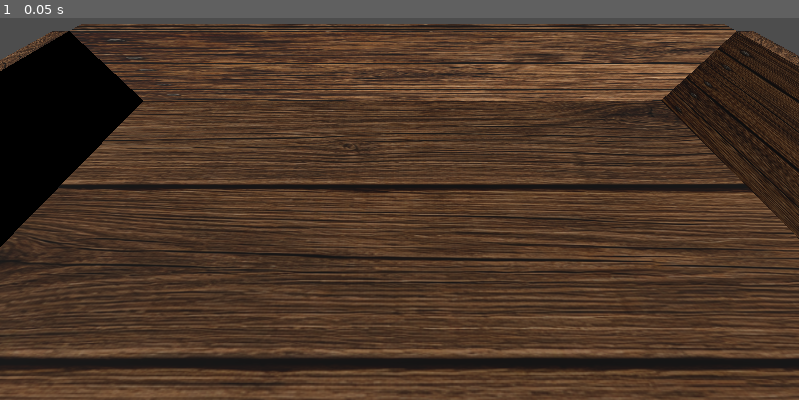
Above: before the commit, frame 1.
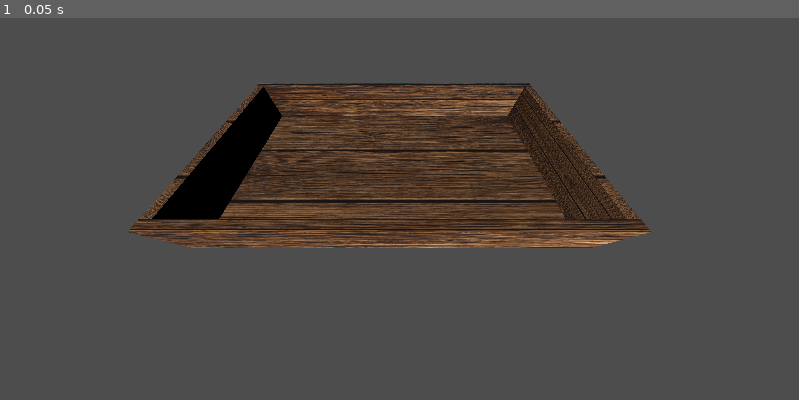
Above: after the commit, the same moment.

Repository: olegbogai-web/dicegame
Game: Godot game, scene res://ui/scenes/board.tscn
Same seed, same stepped clock (60 frames per second), same inputs: the game is played once before the commit and once after it.
Inputs:
- Up to frame 1 (0.05 s): no input

The runs differ from the first frame. In frame 1, 87% of the frame differs, in the area x 0-100%, y 1-100%.

Commit message:
добавил коече

Diff:
--- a/content/dice/dice_face_view.gd
+++ b/content/dice/dice_face_view.gd
@@ -23,8 +23,8 @@
 	_icon_sprite.visible = false
 	_aura_sprite.visible = false
 
-	var max_size := max(face_size.x, face_size.y)
-	var base_pixel_size := max_size / 320.0
+	var max_size = max(face_size.x, face_size.y)
+	var base_pixel_size = max_size / 320.0
 
 	if face_definition.has_aura():
 		_aura_sprite.texture = _build_aura_texture(face_definition.aura_color)
--- a/content/resources/base_cube.tres
+++ b/content/resources/base_cube.tres
@@ -1,41 +1,33 @@
-[gd_resource type="Resource" script_class="DiceDefinition" load_steps=9 format=3]
+[gd_resource type="Resource" script_class="DiceDefinition" format=3 uid="uid://b0ye741pt16bi"]
 
-[ext_resource type="Script" path="res://content/dice/resources/dice_definition.gd" id="1_j8m3r"]
-[ext_resource type="Script" path="res://content/dice/resources/dice_face_definition.gd" id="2_4c0xn"]
+[ext_resource type="Script" uid="uid://dags37suujqm8" path="res://content/dice/resources/dice_definition.gd" id="1_j8m3r"]
+[ext_resource type="Script" uid="uid://256xyqfvbr1n" path="res://content/dice/resources/dice_face_definition.gd" id="2_4c0xn"]
 
 [sub_resource type="Resource" id="Resource_1"]
 script = ExtResource("2_4c0xn")
-text_value = "1"
-text_color = Color(0, 0, 0, 1)
 
 [sub_resource type="Resource" id="Resource_2"]
 script = ExtResource("2_4c0xn")
 text_value = "2"
-text_color = Color(0, 0, 0, 1)
 
 [sub_resource type="Resource" id="Resource_3"]
 script = ExtResource("2_4c0xn")
 text_value = "3"
-text_color = Color(0, 0, 0, 1)
 
 [sub_resource type="Resource" id="Resource_4"]
 script = ExtResource("2_4c0xn")
 text_value = "4"
-text_color = Color(0, 0, 0, 1)
 
 [sub_resource type="Resource" id="Resource_5"]
 script = ExtResource("2_4c0xn")
 text_value = "5"
-text_color = Color(0, 0, 0, 1)
 
 [sub_resource type="Resource" id="Resource_6"]
 script = ExtResource("2_4c0xn")
 text_value = "6"
-text_color = Color(0, 0, 0, 1)
 
 [resource]
 script = ExtResource("1_j8m3r")
 dice_name = "base_cube"
-base_size = Vector3(0.2, 0.2, 0.2)
 base_color = Color(0.99495333, 0.854602, 0.83693045, 1)
-faces = Array[Resource]([SubResource("Resource_1"), SubResource("Resource_2"), SubResource("Resource_3"), SubResource("Resource_4"), SubResource("Resource_5"), SubResource("Resource_6")])
+faces = Array[ExtResource("2_4c0xn")]([SubResource("Resource_1"), SubResource("Resource_2"), SubResource("Resource_3"), SubResource("Resource_4"), SubResource("Resource_5"), SubResource("Resource_6")])
--- a/ui/scenes/board.tscn
+++ b/ui/scenes/board.tscn
@@ -2,12 +2,12 @@
 
 [ext_resource type="Texture2D" uid="uid://dn66rechaasvk" path="res://assets/material/дерево.png" id="1_vhfsq"]
 
+[sub_resource type="BoxShape3D" id="BoxShape3D_floor"]
+size = Vector3(8, 0.2, 4)
+
 [sub_resource type="StandardMaterial3D" id="StandardMaterial3D_b47iq"]
 albedo_texture = ExtResource("1_vhfsq")
 roughness = 0.92
-
-[sub_resource type="BoxShape3D" id="BoxShape3D_floor"]
-size = Vector3(8, 0.2, 4)
 
 [sub_resource type="BoxMesh" id="BoxMesh_floor"]
 size = Vector3(8, 0.2, 4)
@@ -39,7 +39,7 @@
 mesh = SubResource("BoxMesh_floor")
 
 [node name="left_wall" type="StaticBody3D" parent="." unique_id=684787616]
-transform = Transform3D(1, 0, 0, 0, 1, 0, 0, 0, 1, -4.1, 0.5, 0)
+transform = Transform3D(1, 0, 0, 0, 1, 0, 0, 0, 1, -3.8904662, 0.5, 0)
 
 [node name="collision" type="CollisionShape3D" parent="left_wall" unique_id=153539856]
 shape = SubResource("BoxShape3D_wall_side")
@@ -49,7 +49,7 @@
 mesh = SubResource("BoxMesh_wall_side")
 
 [node name="right_wall" type="StaticBody3D" parent="." unique_id=2095043171]
-transform = Transform3D(1, 0, 0, 0, 1, 0, 0, 0, 1, 4.1, 0.5, 0)
+transform = Transform3D(1, 0, 0, 0, 1, 0, 0, 0, 1, 3.8904653, 0.5, 0)
 
 [node name="collision" type="CollisionShape3D" parent="right_wall" unique_id=25036020]
 shape = SubResource("BoxShape3D_wall_side")
@@ -79,8 +79,8 @@
 mesh = SubResource("BoxMesh_wall_front_back")
 
 [node name="test_camera" type="Camera3D" parent="." unique_id=1142329002]
-transform = Transform3D(1, 0, 0, 0, 0.57357645, 0.81915206, 0, -0.81915206, 0.57357645, -0.04113269, 2.3223188, 1.0388587)
-fov = 87.1875
+transform = Transform3D(1, 0, 0, 0, 0.57357645, 0.81915206, 0, -0.81915206, 0.57357645, 0.15366018, 3.6848695, 3.0254354)
+fov = 104.06249
 
 [node name="test_Light" type="DirectionalLight3D" parent="." unique_id=76983028]
 transform = Transform3D(0.95406866, 0.19014458, -0.23151249, -0.07741402, 0.90299547, 0.42261827, 0.2894133, -0.38528454, 0.87623954, 0, 0, 0)
Not shown, added: content/dice/dice.gd.uid
Not shown, added: content/dice/dice_face_view.gd.uid
Not shown, added: content/dice/resources/dice_definition.gd.uid
Not shown, added: content/dice/resources/dice_face_definition.gd.uid
